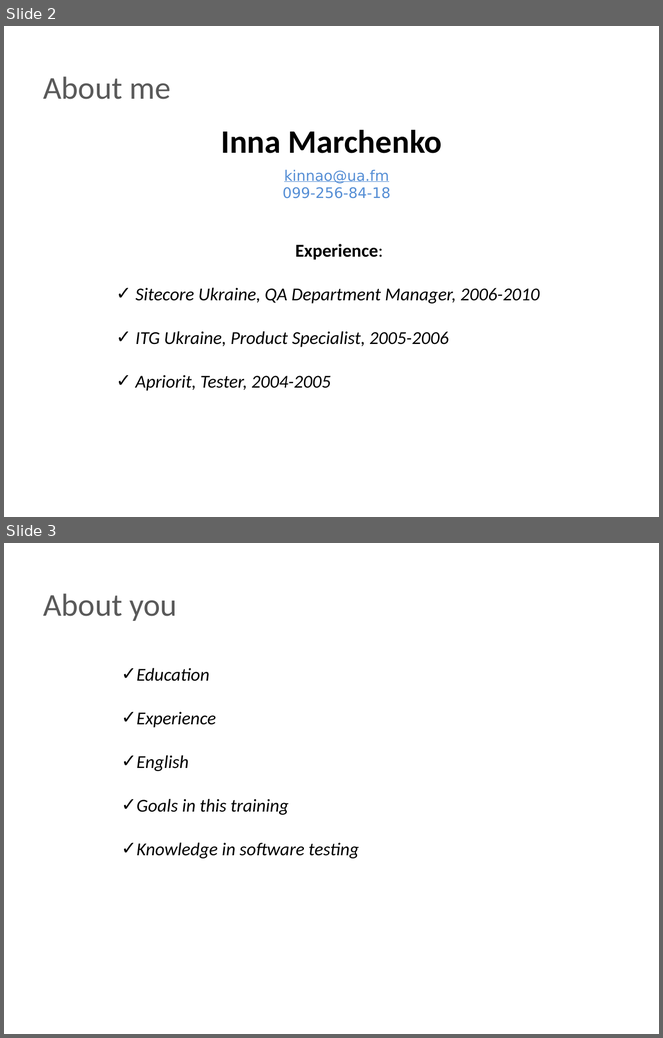
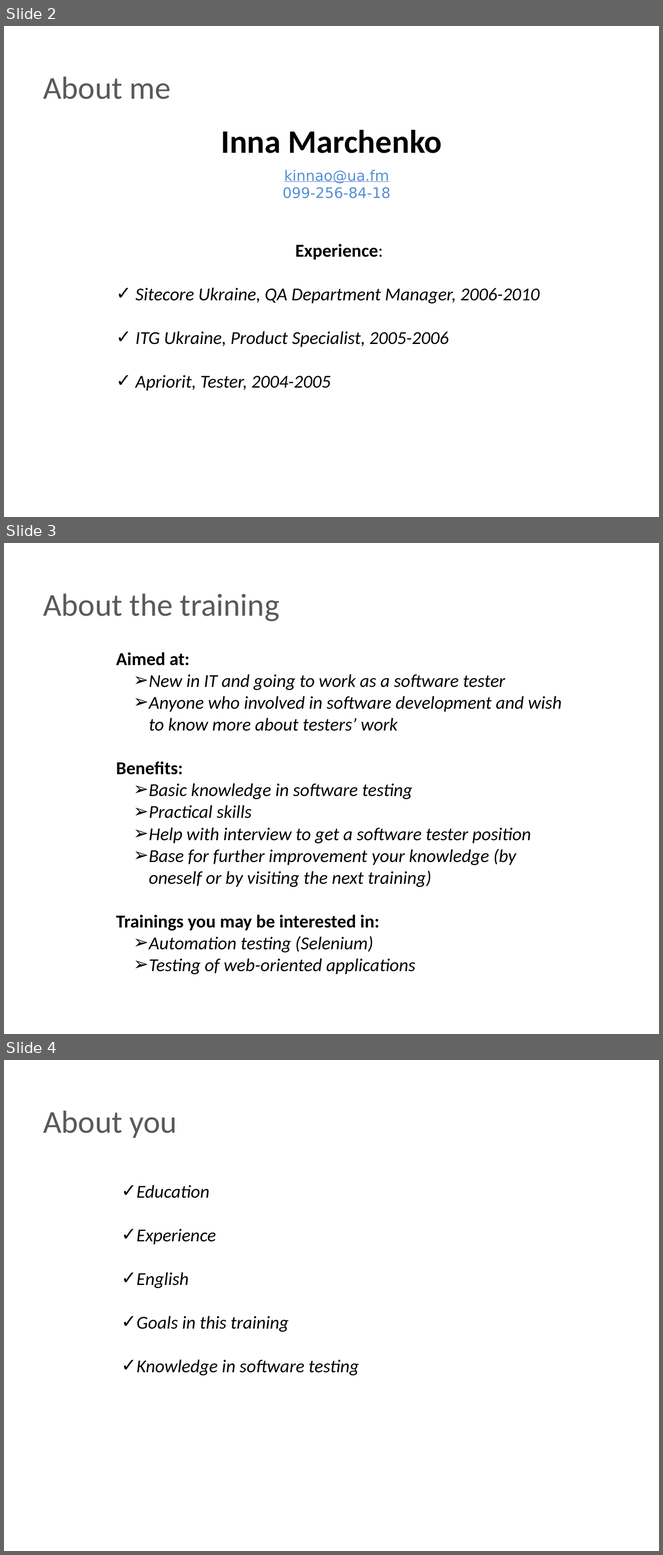
Before and after one commit to BigRacer/swtesting, a slide deck: inna/Занятие 1.pptx. Shown one above the other, each under a label of ours: slides 2 and 3 before the commit, slides 2, 3 and 4 after it. The pictures are 663x1038 and 663x1555 pixels, drawn with LibreOffice and Linux fonts; fonts in the diff are those of the drawing; background and template pictures are left out. Boxes give left, top, right and bottom in pixels: in the first picture for what was removed or moved away, otherwise in the second. Text is boxed around its words. In the diff, an @@ line names an element or a change of style, - is before the commit and + after.

```diff
--- a/inna/Занятие 1.pptx
+++ b/inna/Занятие 1.pptx
@@ slide 3 added at (x1=4, y1=543, x2=659, y2=1034), background picture (left out) @@
@@ text added at (x1=43, y1=593, x2=280, y2=622), 35 pt, text #595959 @@
+About the training
@@ text added at (x1=116, y1=652, x2=562, y2=975), 20 pt, text #000000, italic @@
+Aimed at:
+  ➢ New in IT and going to work as a software tester
+  ➢ Anyone who involved in software development and wish to know more about testers’ work
+Benefits:
+  ➢ Basic knowledge in software testing
+  ➢ Practical skills
+  ➢ Help with interview to get a software tester position
+  ➢ Base for further improvement your knowledge (by oneself or by visiting the next training)
+Trainings you may be interested in:
+  ➢ Automation testing (Selenium)
+  ➢ Testing of web-oriented applications
@@ what was slide 3 is now slide 4 @@
```
Also in this commit, not shown: 2 slides changed, 1 other file.
